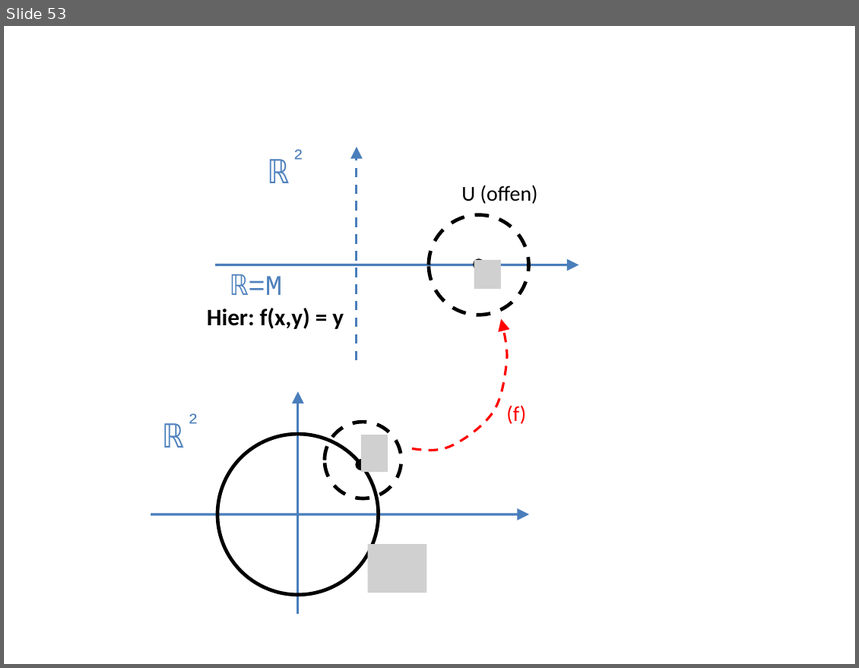
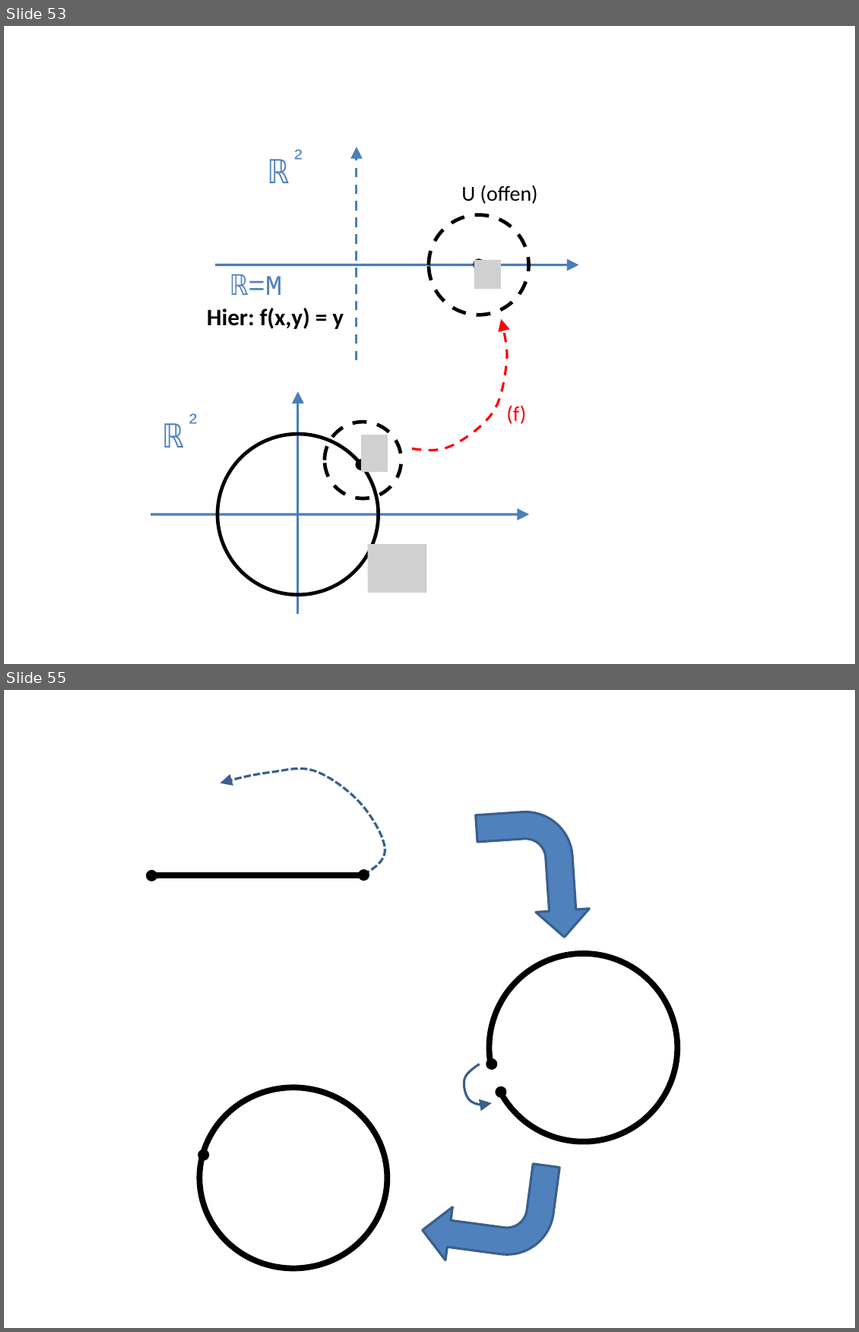
Before and after one commit to lutteropp/GeoTopo, a slide deck: images/Bilder.pptx. Shown one above the other, each under a label of ours: slide 53 before the commit, slides 53 and 55 after it; the slides between them are not shown. The pictures are 859x668 and 859x1332 pixels, drawn with LibreOffice and Linux fonts; fonts in the diff are those of the drawing; grey boxes stand for pictures. Boxes give left, top, right and bottom in pixels: in the first picture for what was removed or moved away, otherwise in the second. Text is boxed around its words. In the diff, an @@ line names an element or a change of style, - is before the commit and + after.

```diff
--- a/images/Bilder.pptx
+++ b/images/Bilder.pptx
@@ slide 55 added at <box>4,690,855,1328</box>, background #FFFFFF @@
@@ freeform shape added at <box>220,768,386,875</box>, outline #3A5F8C 2 pt dashed @@
@@ bent arrow added at <box>476,809,591,943</box>, fill #4F81BD, outline #3A5F8C 2 pt @@
@@ ellipse added at <box>147,872,156,881</box>, fill #000000, outline #000000 2 pt @@
@@ ellipse added at <box>359,870,368,880</box>, fill #000000, outline #000000 2 pt @@
@@ line added from (147, 875) to (368, 875), #000000 5 pt @@
@@ arc (boxed as its full ellipse) added at <box>465,929,702,1167</box>, outline #000000 5 pt @@
@@ freeform shape added at <box>465,1065,492,1106</box>, outline #3A5F8C 2 pt @@
@@ ellipse added at <box>487,1059,496,1068</box>, fill #000000, outline #000000 2 pt @@
@@ ellipse added at <box>200,1087,387,1269</box>, outline #000000 5 pt @@
@@ ellipse added at <box>496,1087,506,1097</box>, fill #000000, outline #000000 2 pt @@
@@ ellipse added at <box>199,1151,208,1160</box>, fill #000000, outline #000000 2 pt @@
@@ bent arrow added at <box>419,1151,560,1274</box>, fill #4F81BD, outline #3A5F8C 2 pt @@
```
Also in this commit, not shown: 7 other slides added, 2 slides removed, 19 other files.
